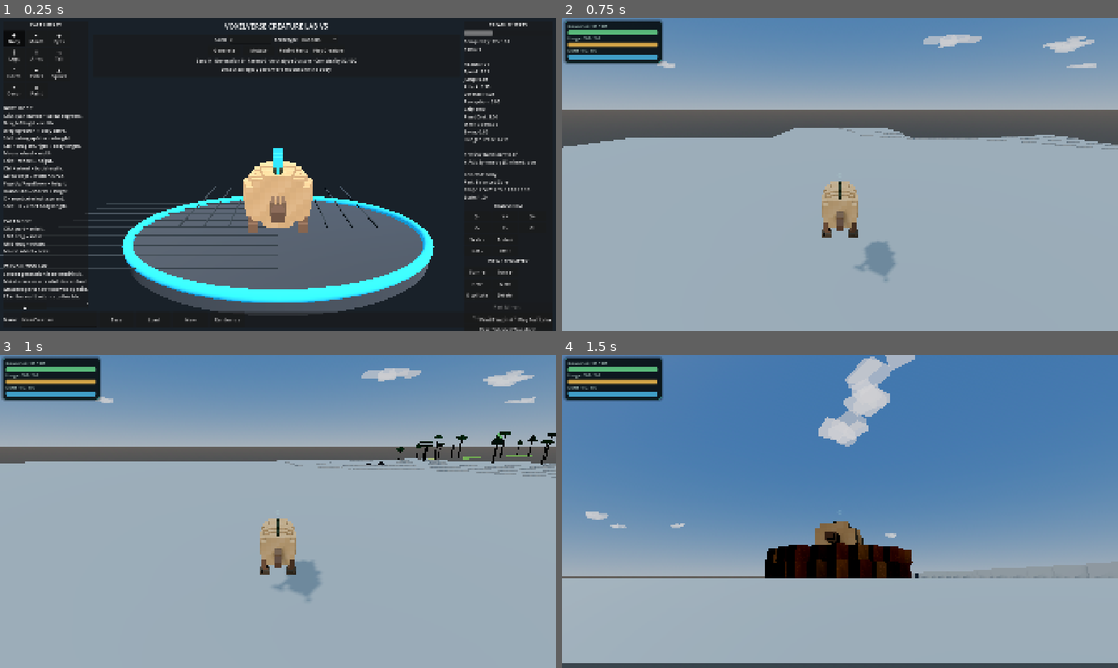
Above: before the commit, frames 1-4 (two rows, left to right).
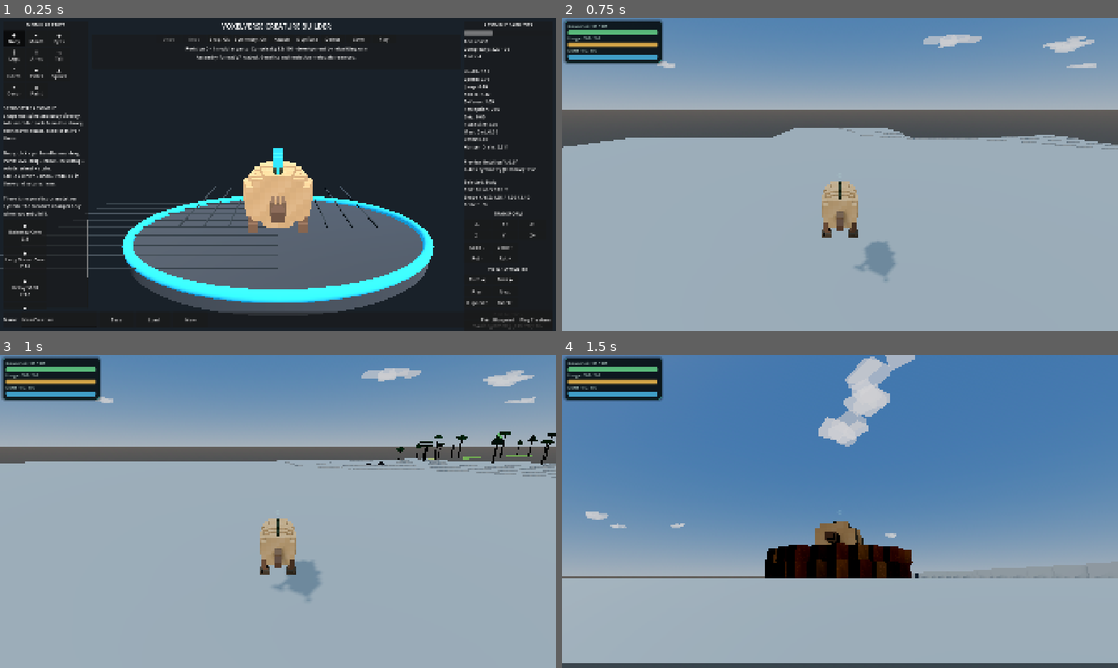
Above: after the commit, the same moments.

Repository: MajorDragonfly/voxelverse
Game: Godot game, scene res://creatures/editor/creature_editor.tscn
The game is run twice, just before and just after one commit, with the same random seed, the same clock (stepped at 60 frames per second) and the same inputs. This scene is started directly instead of the project's main scene.
Inputs (mouse positions are in pixels of both pictures, inside the frame that each line leads up to):
- Up to frame 1 (0.25 s): no input
- Up to frame 2 (0.75 s): click (1095, 318) at 0.5 s, where only the run before the commit has a clickable "Play Test Later"
- Up to frame 3 (1 s): no input
- Up to frame 4 (1.5 s): tap Enter at 1.25 s; move the mouse to (867, 511) at 1.27 s; hold W (move_forward) from 1.28 s (still down); click (867, 511) at 1.35 s

The runs differ from the first frame. In frame 1, 6.6% of the frame differs, in the area x 0-100%, y 1-100%; in frame 2, nothing differs; in frame 3, nothing differs; in frame 4, nothing differs.

Commit message:
Activate the modular Creature Builder V7

Diff:
--- a/creatures/editor/creature_editor.tscn
+++ b/creatures/editor/creature_editor.tscn
@@ -1,6 +1,6 @@
 [gd_scene format=3 uid="uid://chl2f7o43nlup"]
 
-[ext_resource type="Script" path="res://creatures/editor/creature_editor_v5_hotfix.gd" id="1_creature_editor"]
+[ext_resource type="Script" path="res://creatures/editor/creature_editor_v7.gd" id="1_creature_editor"]
 
 [node name="CreatureEditor" type="Node3D" unique_id=1870309716]
 script = ExtResource("1_creature_editor")
